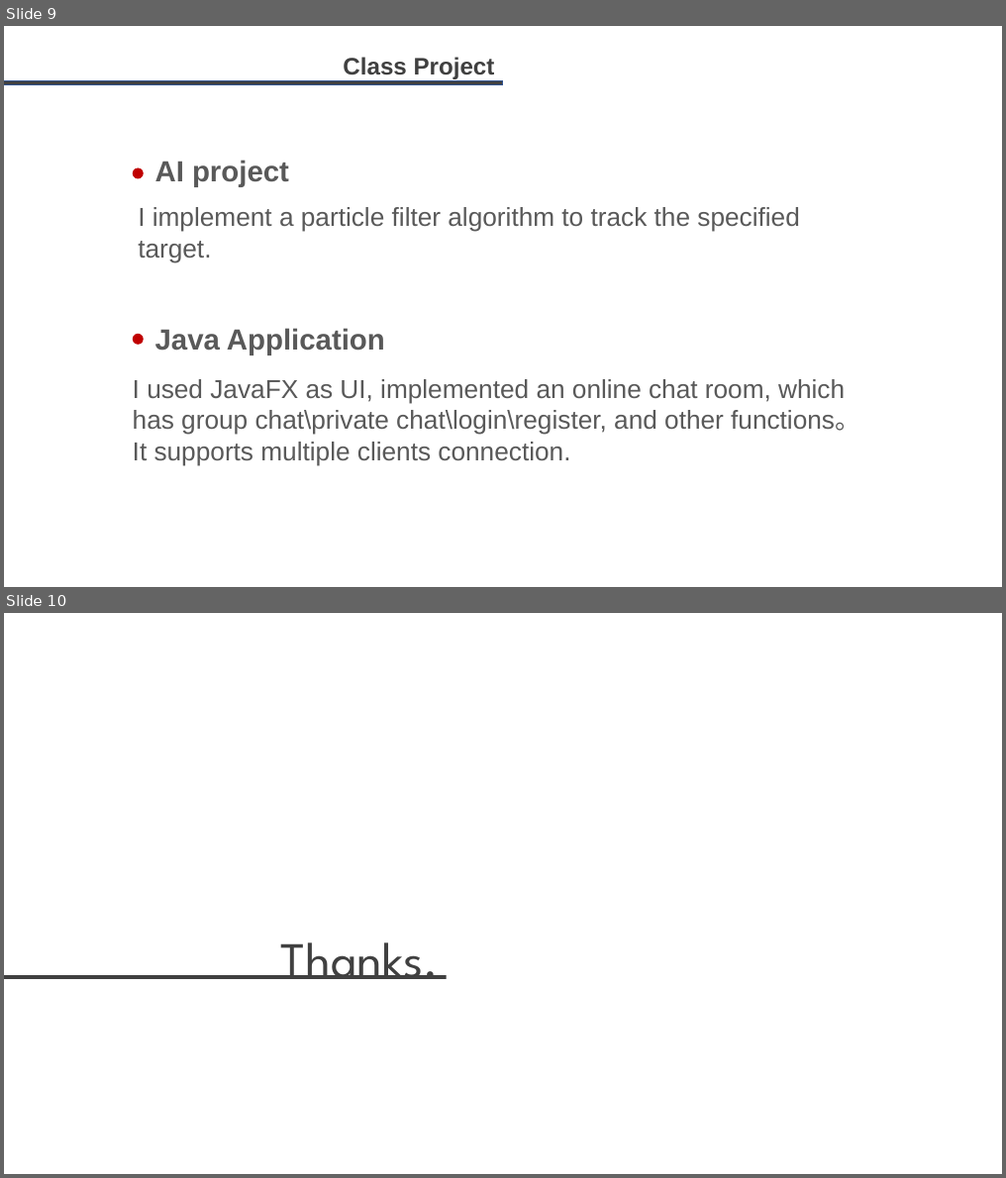
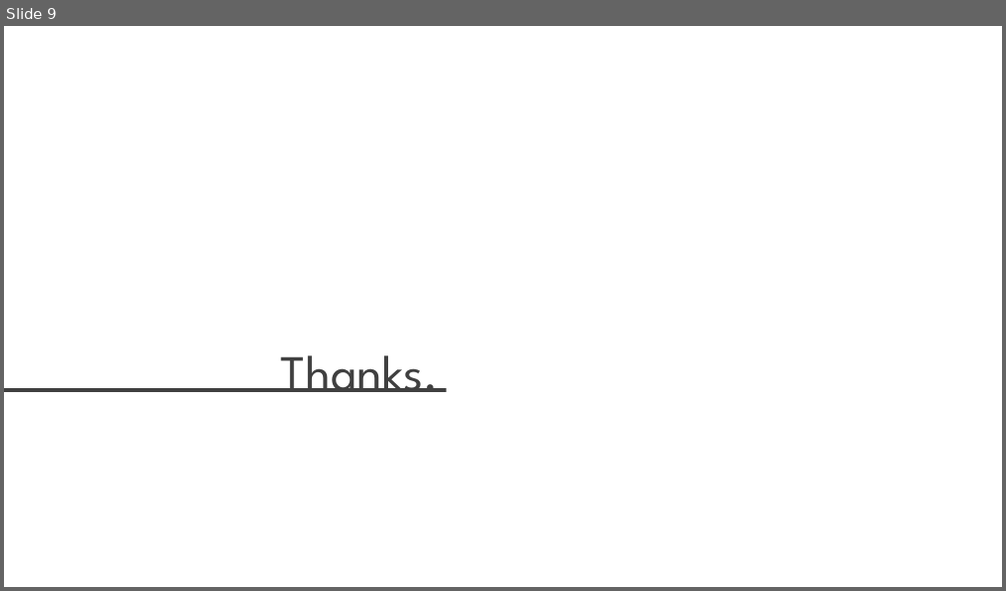
Before and after one commit to LukeLIN-web/distrubuted-ML-system, a slide deck: final report.pptx. Shown one above the other, each under a label of ours: slides 9 and 10 before the commit, slide 9 after it. The pictures are 1006x1178 and 1006x591 pixels, drawn with LibreOffice and Linux fonts; fonts in the diff are those of the drawing. Boxes give left, top, right and bottom in pixels: in the first picture for what was removed or moved away, otherwise in the second. Text is boxed around its words. In the diff, an @@ line names an element or a change of style, - is before the commit and + after.

```diff
--- a/final report.pptx
+++ b/final report.pptx
@@ slide 9 removed at box(4, 26, 1002, 587), background #FFFFFF @@
@@ rectangle removed at box(4, 80, 503, 84) @@
@@ text removed at box(343, 57, 495, 79) @@
-Class Project
@@ ellipse removed at box(133, 169, 144, 179) @@
@@ text removed at box(155, 160, 289, 187) @@
-AI project
@@ text removed at box(138, 207, 799, 263) @@
-I implement a particle filter algorithm to track the specified target.
@@ ellipse removed at box(133, 334, 144, 345) @@
@@ text removed at box(155, 328, 385, 356) @@
-Java Application
@@ text removed at box(133, 379, 860, 467) @@
-I used JavaFX as UI, implemented an online chat room, which has group chat\private chat\login\register, and other functions。It supports multiple clients connection.
@@ what was slide 10 is now slide 9 @@
```
Also in this commit, not shown: 2 slides changed, 2 slides added, 2 other slides removed, 4 other files.
